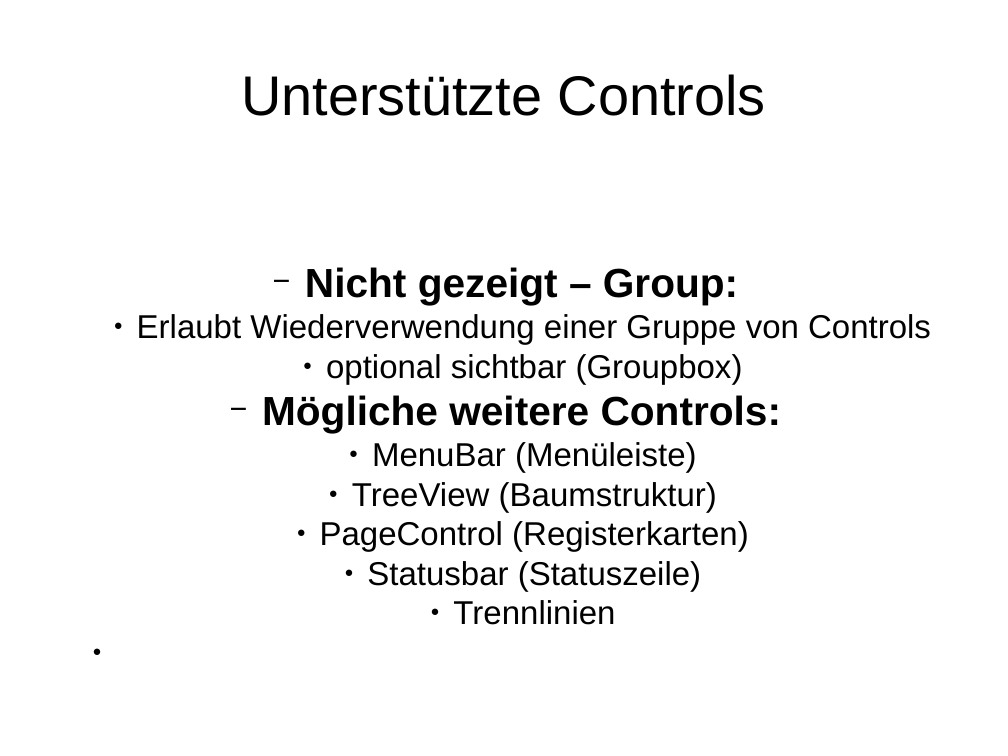
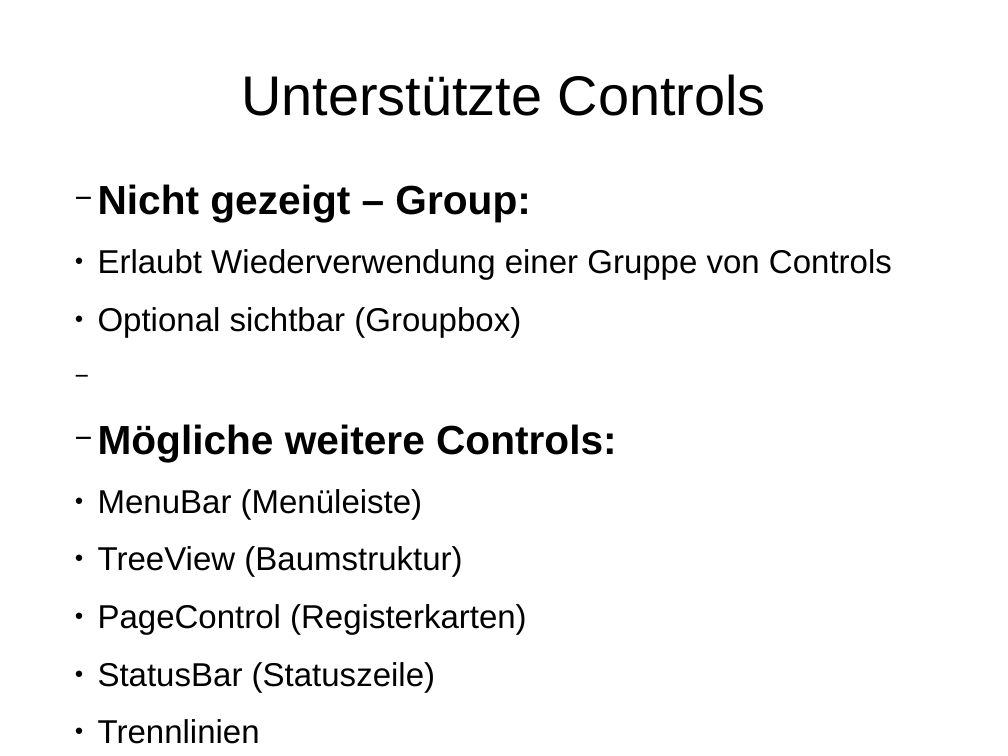
Before and after one commit to hheimbuerger/yaxgl, a slide deck: slide 23 of documents/Praesentationen/Praesentation XML-GUI.odp (slide 22 before the commit). Drawn at 1008x756 pixels with LibreOffice and Linux fonts; fonts in the diff are those of the drawing; background and template pictures are left out. Boxes give left, top, right and bottom in pixels: in the first picture for what was removed or moved away, otherwise in the second. Text is boxed around its words. In the diff, an @@ line names an element or a change of style, - is before the commit and + after.

Commit message:
* fixed that incorrect page movement + added item to contents * fixed formatting on last controls slide

```diff
--- a/documents/Praesentationen/Praesentation XML-GUI.odp
+++ b/documents/Praesentationen/Praesentation XML-GUI.odp
@@ text "Nicht gezeigt – Group:": place and size @@
-text "Nicht gezeigt – Group:" at box(137, 267, 931, 625)
+text "Nicht gezeigt – Group:" at box(98, 184, 892, 744)
@@ text at box(98, 184, 892, 744): alignment centre to left; indent changed; more space between paragraphs @@
@@ text at box(98, 307, 521, 337): text changed @@
-  ● optional sichtbar (Groupbox)
+  ● Optional sichtbar (Groupbox)
@@ text at box(98, 662, 435, 692): text changed @@
-  ● Statusbar (Statuszeile)
+  ● StatusBar (Statuszeile)
```
Also in this commit, not shown: 1 other slide changed.
